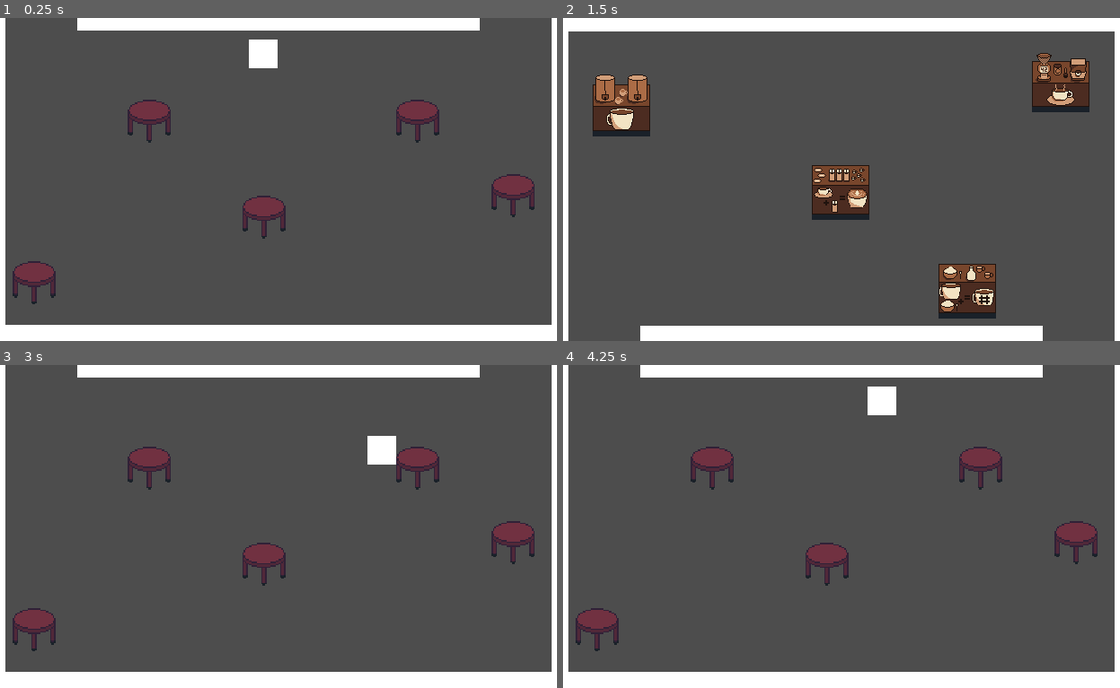
Above: before the commit, frames 1-4 (two rows, left to right).
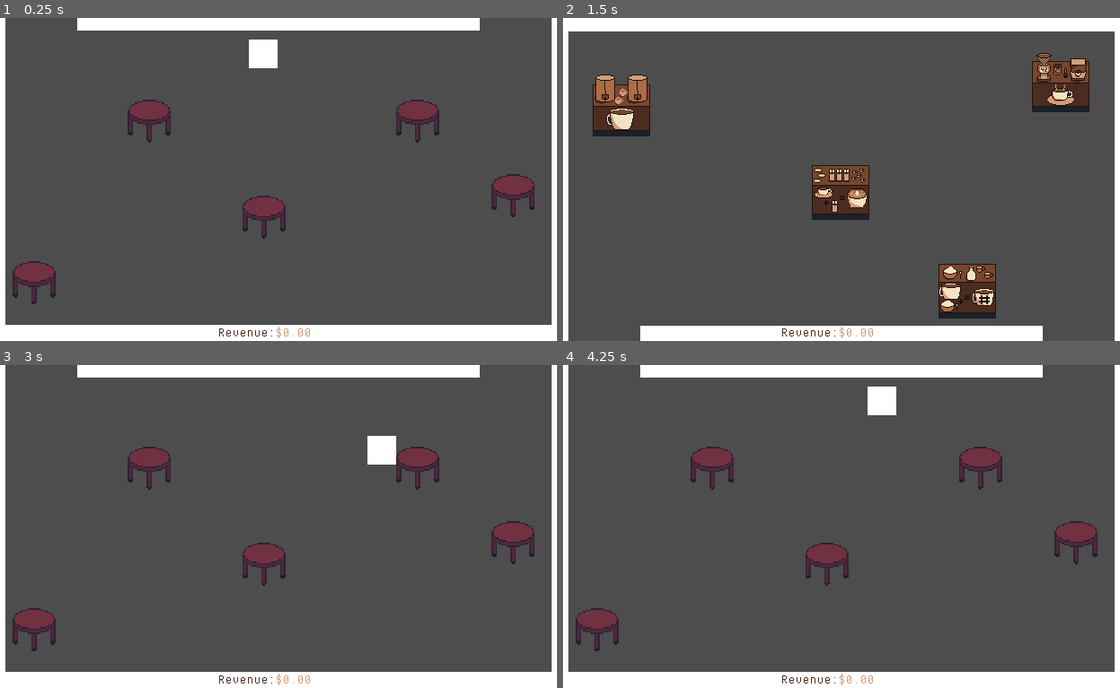
Above: after the commit, the same moments.

Repository: billbobphil/coffee-jam-2023
Game: Godot game, scene res://scenes/rootScene.tscn
Two runs of this game, one before a commit and one after it. Both use one fixed random seed, a clock stepped at 60 frames per second and the inputs below.
Inputs:
- Up to frame 1 (0.25 s): no input
- Up to frame 2 (1.5 s): tap Enter at 0.5 s; hold D (move_right) 0.53-1.28 s; tap Tab (change_camera) at 0.6 s; tap Space (dash) at 1.25, 1.35 s; hold S (move_down) from 1.28 s (still down)
- Up to frame 3 (3 s): tap Enter at 2 s; release S (move_down) at 2.03 s; hold D (move_right) 2.03-2.78 s; tap F (interact) at 2.1 s; tap Space (dash) at 2.75 s; hold W (move_up) from 2.78 s (still down); tap Tab (change_camera) at 2.85 s
- Up to frame 4 (4.25 s): release W (move_up) at 3.53 s; hold A (move_left) from 3.53 s (still down); tap Space (dash) at 3.6 s

The runs differ from the first frame. In frame 1, 0.1% of the frame differs, in the area x 39-56%, y 95-100%; in frame 2, 0.1%; in frame 3, 0.1%; in frame 4, 0.1%.

Commit message:
Added some fonts. Added some interface elements. Added logic for how much money an item should reward a player

Diff:
--- a/scenes/order.tscn
+++ b/scenes/order.tscn
@@ -7,8 +7,19 @@
 [sub_resource type="CircleShape2D" id="CircleShape2D_o8ntf"]
 radius = 54.626
 
+[sub_resource type="StyleBoxFlat" id="StyleBoxFlat_0aqay"]
+bg_color = Color(0.101961, 0.129412, 0.160784, 1)
+
+[sub_resource type="StyleBoxFlat" id="StyleBoxFlat_khd0c"]
+bg_color = Color(0.443137, 0.192157, 0.254902, 1)
+
 [node name="Order" type="Node2D"]
 script = ExtResource("1_wcunv")
+orderTimeMax = null
+yFloatMax = null
+yFloatMin = null
+floatIncrement = null
+basePayoutAmount = null
 
 [node name="OrderSprite" type="Sprite2D" parent="."]
 texture = ExtResource("2_ohoat")
@@ -25,5 +36,15 @@
 scale = Vector2(0.44, 0.46)
 texture = ExtResource("3_xuywm")
 
+[node name="TimeRemainingBar" type="ProgressBar" parent="."]
+offset_left = -16.0
+offset_top = -24.0
+offset_right = 16.0
+offset_bottom = -20.0
+theme_override_styles/background = SubResource("StyleBoxFlat_0aqay")
+theme_override_styles/fill = SubResource("StyleBoxFlat_khd0c")
+value = 100.0
+show_percentage = false
+
 [connection signal="body_entered" from="Area2D" to="." method="_on_area_2d_body_entered"]
 [connection signal="body_exited" from="Area2D" to="." method="_on_area_2d_body_exited"]
--- a/scenes/rootScene.tscn
+++ b/scenes/rootScene.tscn
@@ -1,8 +1,9 @@
-[gd_scene load_steps=9 format=3 uid="uid://7je3nu0pdsus"]
+[gd_scene load_steps=10 format=3 uid="uid://7je3nu0pdsus"]
 
 [ext_resource type="Script" path="res://scripts/gameManager.gd" id="1_84sy3"]
 [ext_resource type="PackedScene" uid="uid://bhasvup0wqgs5" path="res://scenes/player.tscn" id="1_fb7x5"]
 [ext_resource type="PackedScene" uid="uid://c6t81pnweu3om" path="res://scenes/table.tscn" id="2_4o8w4"]
+[ext_resource type="FontFile" uid="uid://cooklxfw2lwhf" path="res://fonts/PixelOperatorMono.ttf" id="2_5e2c6"]
 [ext_resource type="Script" path="res://scripts/WallGenerator.gd" id="4_nmx7f"]
 [ext_resource type="PackedScene" uid="uid://b1xl2nurgndxf" path="res://scenes/camera_trigger.tscn" id="5_yqnp0"]
 [ext_resource type="PackedScene" uid="uid://mkw6mia3fmqe" path="res://scenes/station.tscn" id="6_j5wo5"]
@@ -11,6 +12,26 @@
 
 [node name="Demo" type="Node2D"]
 script = ExtResource("1_84sy3")
+
+[node name="CanvasLayer" type="CanvasLayer" parent="."]
+
+[node name="RevenueLabel" type="Label" parent="CanvasLayer"]
+offset_left = 254.0
+offset_top = 342.0
+offset_right = 318.0
+offset_bottom = 365.0
+theme_override_colors/font_color = Color(0.298039, 0.172549, 0.129412, 1)
+theme_override_fonts/font = ExtResource("2_5e2c6")
+text = "Revenue:"
+
+[node name="RevenueText" type="Label" parent="CanvasLayer"]
+offset_left = 318.0
+offset_top = 342.0
+offset_right = 366.0
+offset_bottom = 365.0
+theme_override_colors/font_color = Color(0.819608, 0.619608, 0.47451, 1)
+theme_override_fonts/font = ExtResource("2_5e2c6")
+text = "$0.00"
 
 [node name="Player" parent="." instance=ExtResource("1_fb7x5")]
 position = Vector2(303, 402)
--- a/scenes/table.tscn
+++ b/scenes/table.tscn
@@ -1,7 +1,8 @@
-[gd_scene load_steps=4 format=3 uid="uid://c6t81pnweu3om"]
+[gd_scene load_steps=5 format=3 uid="uid://c6t81pnweu3om"]
 
 [ext_resource type="Script" path="res://scripts/table.gd" id="1_uj63j"]
 [ext_resource type="Texture2D" uid="uid://w7g3lb6vg81c" path="res://art/table-32x32.png" id="2_gbq3p"]
+[ext_resource type="FontFile" uid="uid://cooklxfw2lwhf" path="res://fonts/PixelOperatorMono.ttf" id="3_bk6os"]
 
 [sub_resource type="CircleShape2D" id="CircleShape2D_0llar"]
 radius = 24.1868
@@ -17,3 +18,13 @@
 [node name="CollisionShape2D" type="CollisionShape2D" parent="."]
 visible = false
 shape = SubResource("CircleShape2D_0llar")
+
+[node name="PayoutText" type="Label" parent="."]
+visible = false
+offset_left = -26.0
+offset_top = -47.0
+offset_right = 27.0
+offset_bottom = -28.0
+theme_override_colors/font_color = Color(0.94902, 0.890196, 0.764706, 1)
+theme_override_fonts/font = ExtResource("3_bk6os")
+text = "$10.00"
--- a/scripts/Order.gd
+++ b/scripts/Order.gd
@@ -8,12 +8,13 @@
 var latteSprite = preload("res://art/latte-32x32.png");
 var espressoSprite = preload("res://art/espresso-black-32x32.png");
 
-@export var orderTimeMax : float = 20;
+@export var orderTimeMax : float = 30;
 var orderTimer : float = 0;
 var isOrderTimerStarted : bool = false;
 @export var yFloatMax : float = 4;
 @export var yFloatMin : float = -4;
 @export var floatIncrement : float = 10;
+@export var basePayoutAmount : int = 10;
 var shouldFloat : bool = false;
 var initialPositionY : float;
 var direction : int = 1;
@@ -25,10 +26,12 @@
 
 signal order_expired;
 signal order_fulfilled;
+signal payout_triggered;
 
 func _ready():
 	var player = get_tree().get_first_node_in_group("Player")
 	player.interaction_triggered.connect(_on_player_interaction_triggered);
+	orderTimer = orderTimeMax;
 
 func startOrderTimer():
 	print("Order timer started");
@@ -60,8 +63,9 @@
 
 func orderTimerRoutine(delta):
 	if(isOrderTimerStarted && isOrderOnGoing):
-		orderTimer += delta;
-		if(orderTimer >= orderTimeMax):
+		orderTimer -= delta;
+		get_node("TimeRemainingBar").value = (orderTimer / orderTimeMax) * 100;
+		if(orderTimer <= 0):
 			order_expired.emit(self);
 			isOrderOnGoing = false;
 
@@ -111,6 +115,24 @@
 func orderCompletedSuccessfully(player : Player):
 	print("Order satisfied");
 	isOrderOnGoing = false;
+	var payoutAmount = determinePayoutAmount();
+	payout_triggered.emit(payoutAmount);
 	player.heldProduct = null;
 	customer.orderCompleted();
+	customer.assignedTable.showPayoutInfo(payoutAmount);
 	self.queue_free();
+
+func determinePayoutAmount():
+	var percentComplete : float = orderTimer / orderTimeMax;
+	var payoutAmount = 0;
+	if(percentComplete > 0.8):
+		#full amount + 10%
+		payoutAmount = basePayoutAmount + (basePayoutAmount * .1);
+	elif(percentComplete > .5):
+		#percentage of base amount flat
+		payoutAmount = basePayoutAmount * percentComplete;
+	else:
+		#percentage of base amount minus 10% of received amount
+		payoutAmount = (basePayoutAmount * percentComplete);
+		payoutAmount = payoutAmount - (payoutAmount * .1);
+	return snapped(payoutAmount, 0.01);
--- a/scripts/OrderManager.gd
+++ b/scripts/OrderManager.gd
@@ -5,6 +5,8 @@
 var activeOrders : Array[Order] = [];
 var orderScene = preload("res://scenes/order.tscn");
 var validProductBases : Array[Product.productTypes];
+
+signal payout_triggered;
 
 enum orderTypes {
 	espresso,
@@ -34,6 +36,7 @@
 	order.position.y -= 48;
 	order.order_expired.connect(_on_order_expired);
 	order.order_fulfilled.connect(_on_order_fulfilled);
+	order.payout_triggered.connect(_on_payout_triggered);
 	order.startOrderTimer();
 
 func _on_order_fulfilled(order : Order):
@@ -56,3 +59,6 @@
 		if(actual == 1):
 			product.espressoHasSteamedMilk = true;
 	return product;
+
+func _on_payout_triggered(amount : float):
+	payout_triggered.emit(amount);
--- a/scripts/gameManager.gd
+++ b/scripts/gameManager.gd
@@ -8,10 +8,12 @@
 var currentCamPosition = cam_positions.STOREFRONT;
 var kitchenCamera;
 var storefrontCamera;
+var totalRevenue : float = 0;
 
 func _ready():
 	kitchenCamera = $KitchenCamera;
 	storefrontCamera = $StorefrontCamera;
+	get_node("OrderManager").payout_triggered.connect(_on_payout_triggered);
 
 # Called every frame. 'delta' is the elapsed time since the previous frame.
 func _process(delta):
@@ -38,3 +40,8 @@
 	elif (triggerName == "storefront" && currentCamPosition != cam_positions.STOREFRONT):
 		storefrontCamera.make_current();
 		currentCamPosition = cam_positions.STOREFRONT;
+
+func _on_payout_triggered(amount : float):
+	print("Payout triggered");
+	totalRevenue += amount;
+	get_node("CanvasLayer/RevenueText").text = "$" + str(totalRevenue);
--- a/scripts/table.gd
+++ b/scripts/table.gd
@@ -4,17 +4,9 @@
 
 var isOccupied : bool = false;
 
-# Called when the node enters the scene tree for the first time.
-func _ready():
-	pass # Replace with function body.
-
-
-# Called every frame. 'delta' is the elapsed time since the previous frame.
-func _process(delta):
-	pass
-
-func occupyTable():
-	isOccupied = true;
-
-func leaveTable():
-	isOccupied = false;
+func showPayoutInfo(amount : float):
+	var payoutText : Label = $PayoutText;
+	payoutText.text = "$" + str(amount);
+	payoutText.visible = true;
+	await get_tree().create_timer(2).timeout;
+	payoutText.visible = false;
Binary file added: fonts/PixelOperatorMono.ttf
Not shown, added: fonts/PixelOperatorMono.ttf.import
Not shown: 1 places in scenes/order.tscn that only renumber resources
